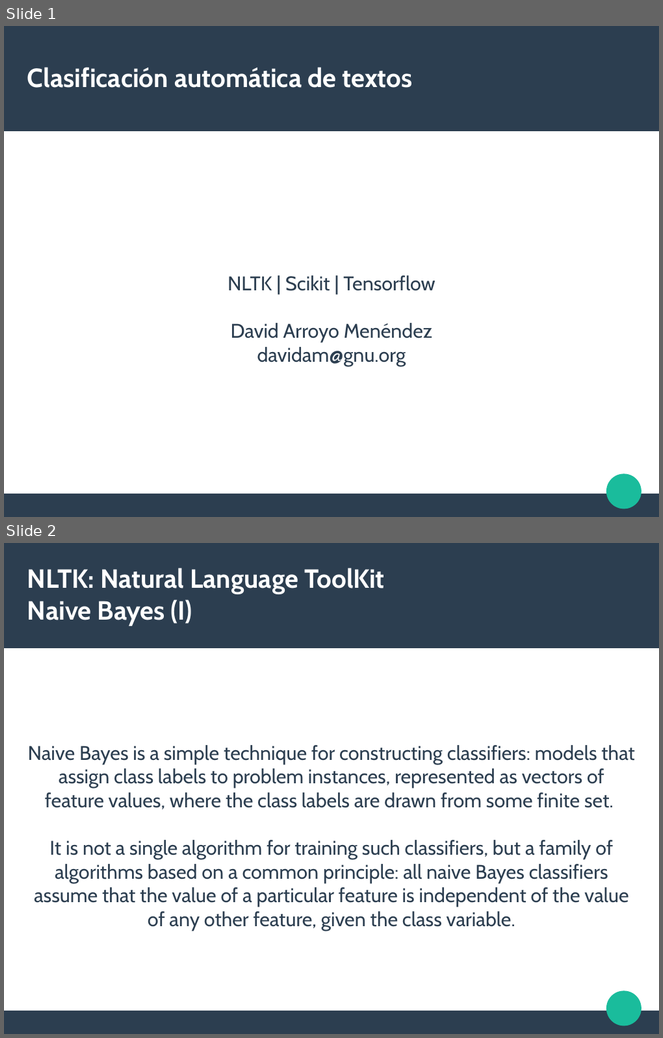
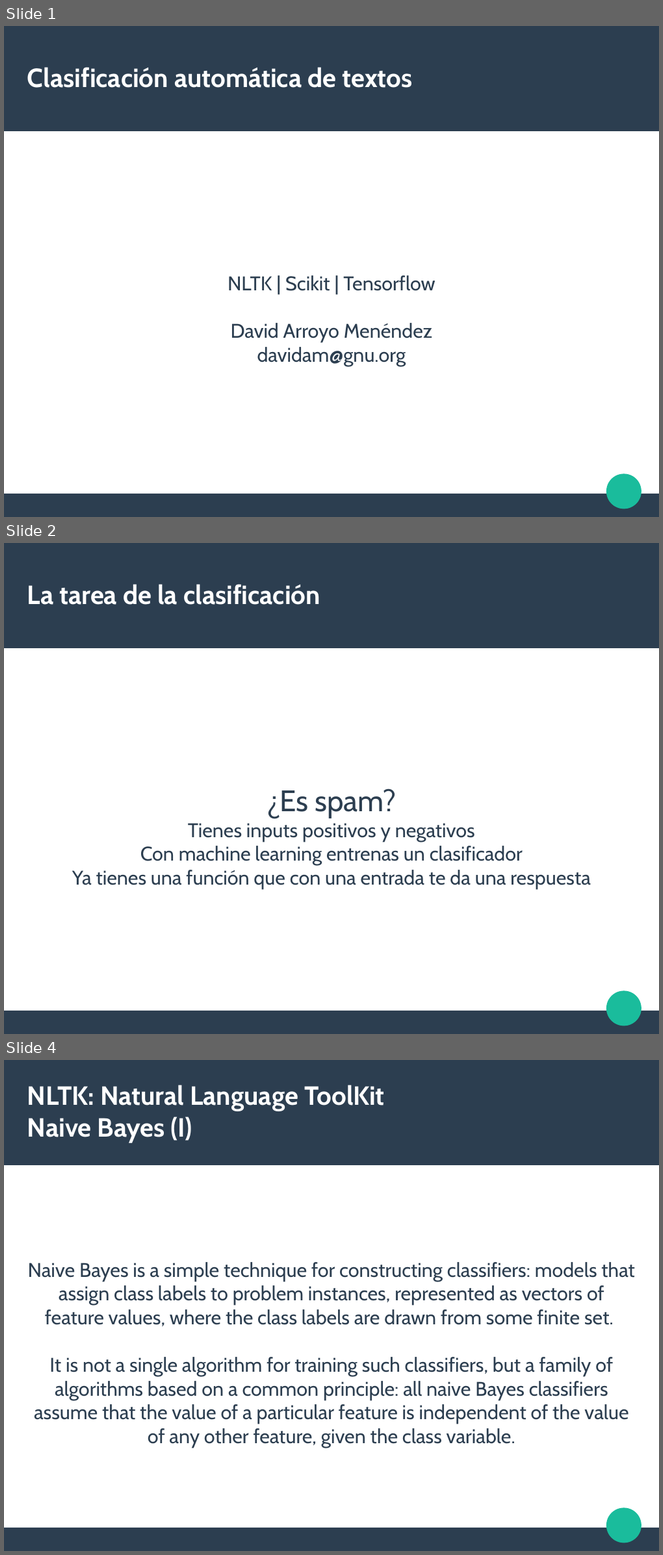
Before and after one commit to Lingwars/GAPLEN, a slide deck: docs/materials/classify.odp. Shown one above the other, each under a label of ours: slides 1 and 2 before the commit, slides 1, 2 and 4 after it; the slides between them are not shown. The pictures are 663x1038 and 663x1555 pixels, drawn with LibreOffice and Linux fonts; fonts in the diff are those of the drawing. Boxes give left, top, right and bottom in pixels: in the first picture for what was removed or moved away, otherwise in the second. Text is boxed around its words. In the diff, an @@ line names an element or a change of style, - is before the commit and + after.

```diff
--- a/docs/materials/classify.odp
+++ b/docs/materials/classify.odp
@@ slide 2 added at <box>4,543,659,1034</box>, background #FFFFFF; not listed: 3 template elements that a slide beside it also shows @@
@@ title added at <box>27,584,321,605</box>, 31.9 pt, text #FFFFFF, bold @@
+La tarea de la clasificación
@@ subtitle added at <box>72,789,591,889</box>, 24 pt, text #2C3E50 @@
+¿Es spam?
+Tienes inputs positivos y negativos
+Con machine learning entrenas un clasificador
+Ya tienes una función que con una entrada te da una respuesta
@@ what was slide 2 is now slide 4 @@
```
Also in this commit, not shown: 4 slides changed, 8 other slides added.
